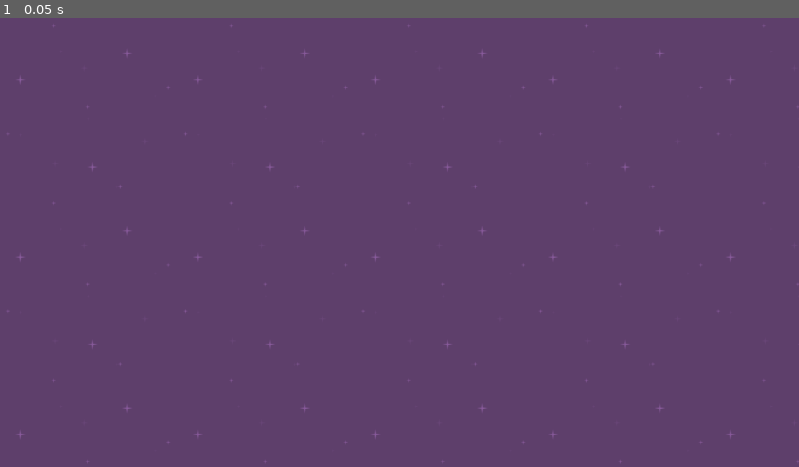
Above: before the commit, frame 1.
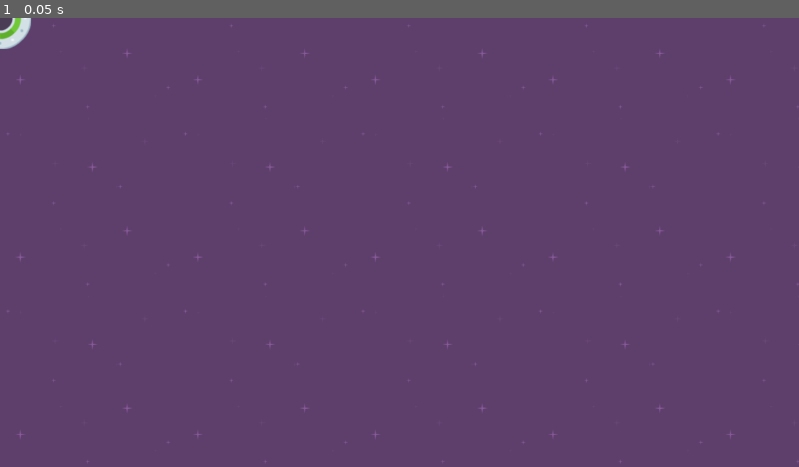
Above: after the commit, the same moment.

Repository: DerenB/godot-tutorial-projects
Game: Godot game, scene res://level_1.tscn
Same seed, same stepped clock (60 frames per second), same inputs: the game is played once before the commit and once after it.
Inputs:
- Up to frame 1 (0.05 s): no input

The runs differ from the first frame. In frame 1, 0.2% of the frame differs, in the area x 0-4%, y 0-7%.

Commit message:
Adding player scene to level 1 scene

Diff:
--- a/2D-Tutorials/01-SpeedySaucer/level_1.tscn
+++ b/2D-Tutorials/01-SpeedySaucer/level_1.tscn
@@ -1,6 +1,7 @@
-[gd_scene load_steps=2 format=3 uid="uid://8gh2tp6mauxl"]
+[gd_scene load_steps=3 format=3 uid="uid://8gh2tp6mauxl"]
 
 [ext_resource type="Texture2D" uid="uid://bobs53kvwwhbd" path="res://purple.png" id="1_kkw4g"]
+[ext_resource type="PackedScene" uid="uid://c4pvv1y4o1kk5" path="res://player.tscn" id="2_2036u"]
 
 [node name="Level1" type="Node2D"]
 
@@ -9,3 +10,5 @@
 offset_bottom = 648.0
 texture = ExtResource("1_kkw4g")
 stretch_mode = 1
+
+[node name="Player" parent="." instance=ExtResource("2_2036u")]
